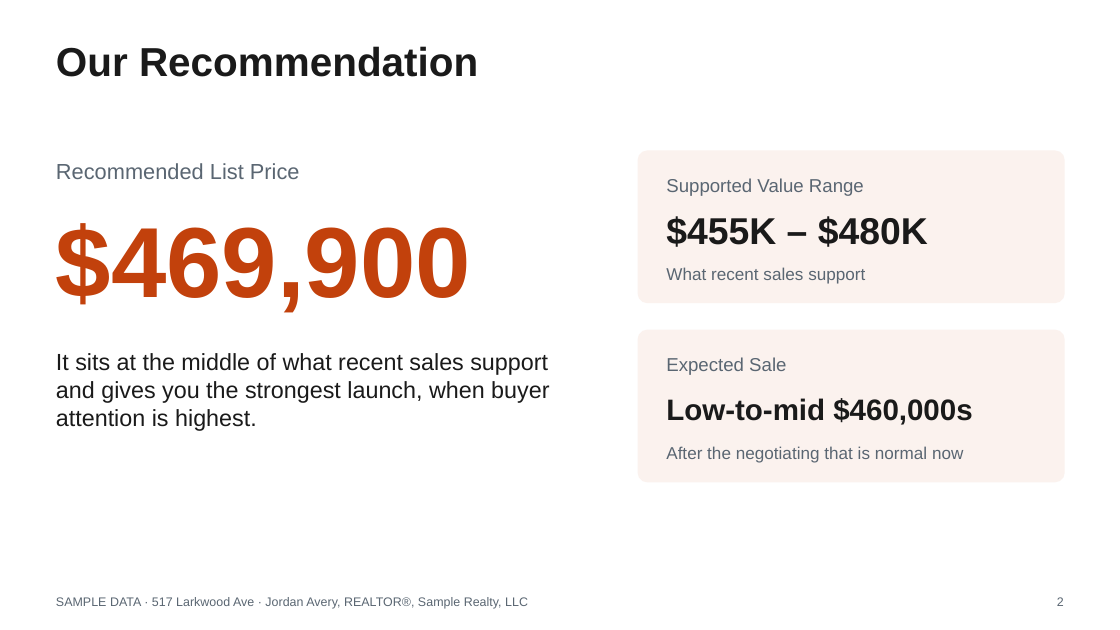
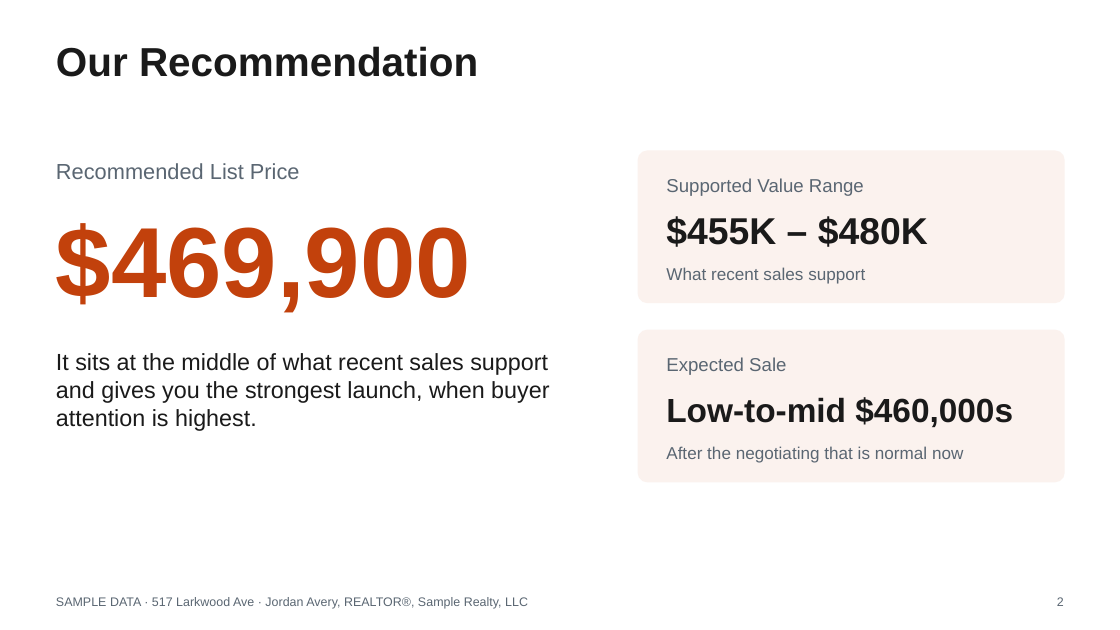
Before and after one commit to axelrivera/real-estate-skills, a slide deck: slide 2 of samples/seller-cma/517-Larkwood-Ave-Listing-Presentation.pptx. Drawn at 1120x630 pixels with LibreOffice and Linux fonts; fonts in the diff are those of the drawing. Boxes give left, top, right and bottom in pixels: in the first picture for what was removed or moved away, otherwise in the second. Text is boxed around its words. In the diff, an @@ line names an element or a change of style, - is before the commit and + after.

```diff
--- a/samples/seller-cma/517-Larkwood-Ave-Listing-Presentation.pptx
+++ b/samples/seller-cma/517-Larkwood-Ave-Listing-Presentation.pptx
@@ text "Low-to-mid $460,000s" at (666, 397, 1013, 427): size 19 to 21.5 pt @@
```
Also in this commit, not shown: 14 other slides changed, 35 other files.
